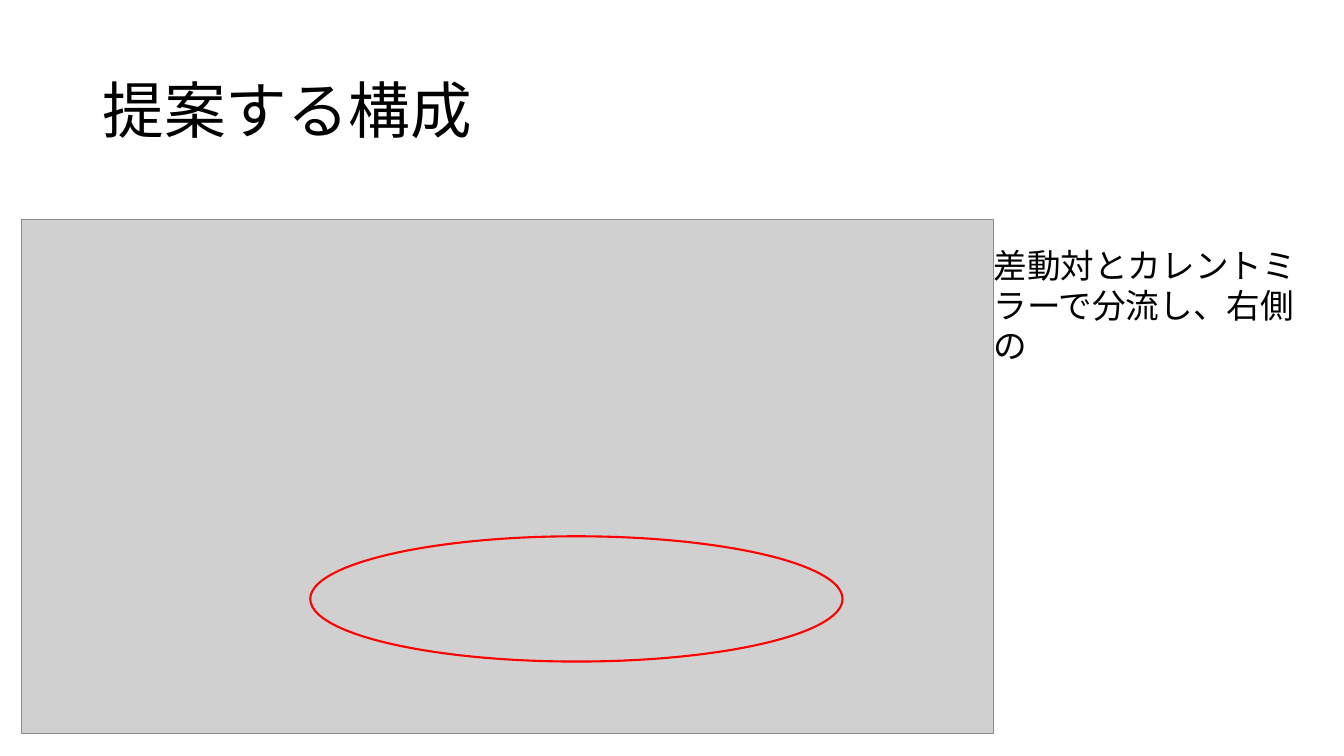
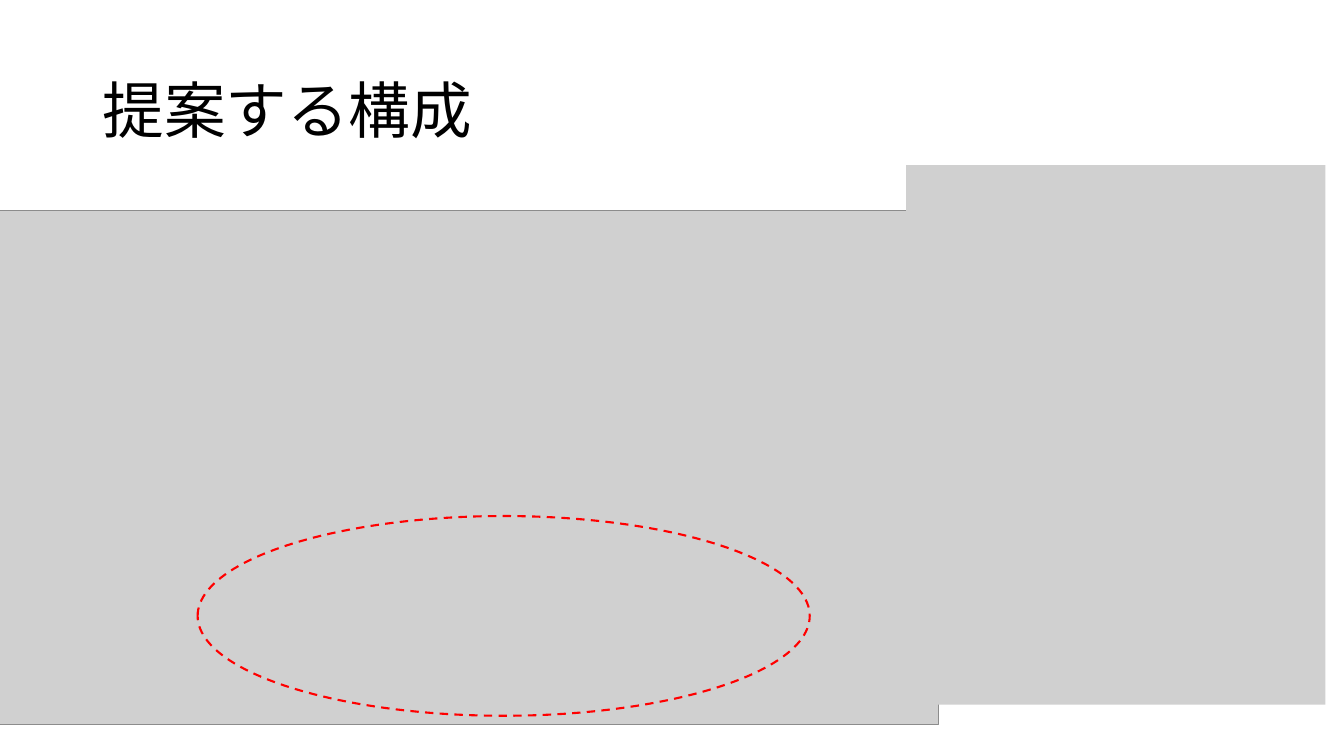
Before and after one commit to kjm-desktop10400/reserch, a slide deck: slide 5 of folded_gilbert/seminar/20231031/NtoNFolded/ギルバート乗算回路新規構成の提案.pptx (slide 4 before the commit). Drawn at 1344x756 pixels with LibreOffice and Linux fonts; fonts in the diff are those of the drawing; grey boxes stand for pictures. Boxes give left, top, right and bottom in pixels: in the first picture for what was removed or moved away, otherwise in the second. Text is boxed around its words. In the diff, an @@ line names an element or a change of style, - is before the commit and + after.

```diff
--- a/folded_gilbert/seminar/20231031/NtoNFolded/ギルバート乗算回路新規構成の提案.pptx
+++ b/folded_gilbert/seminar/20231031/NtoNFolded/ギルバート乗算回路新規構成の提案.pptx
@@ picture added at (906,165,1326,705) @@
@@ picture: place and size @@
-picture at (21,220,993,734)
+picture at (0,211,939,725)
@@ text removed at (993,243,1295,368) @@
-差動対とカレントミラーで分流し、右側の
@@ ellipse: place and size @@
-ellipse at (311,536,843,661)
+ellipse at (198,516,810,716)
@@ ellipse at (198,516,810,716): outline #FF0000 1.5 pt to #FF0000 1.5 pt dashed @@
```
Also in this commit, not shown: 2 other slides changed, 1 slide added, 35 other files.
